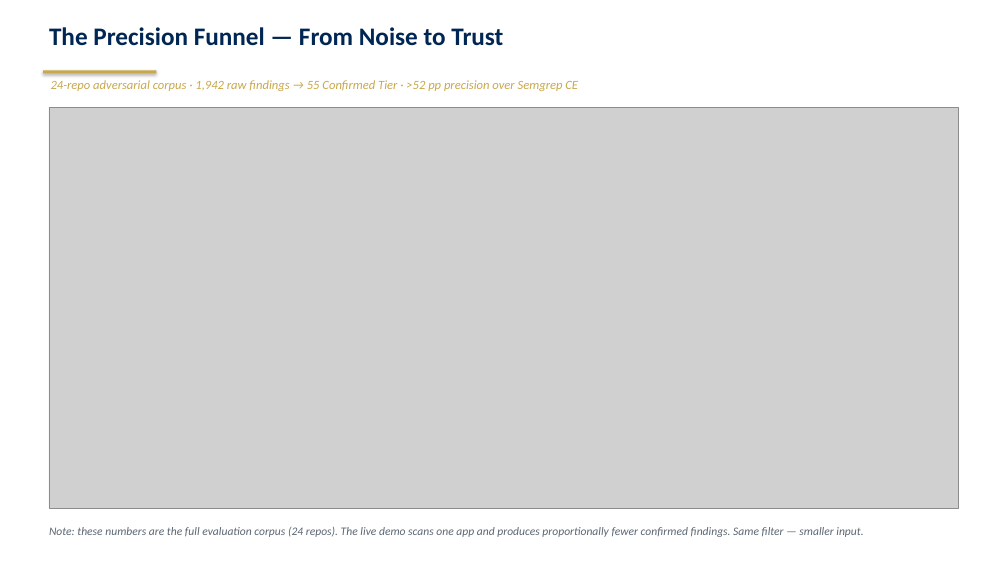
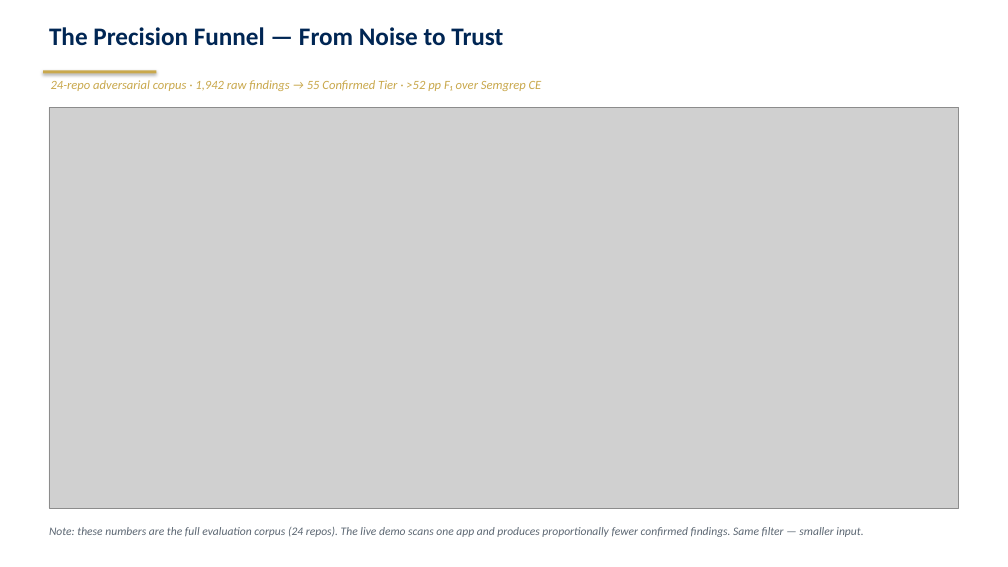
Before and after one commit to starredjaco/ACR-QA, a slide deck: slide 7 of docs/ACR-QA_Defense.odp. Drawn at 1008x567 pixels with LibreOffice and Linux fonts; fonts in the diff are those of the drawing; grey boxes stand for pictures. Boxes give left, top, right and bottom in pixels: in the first picture for what was removed or moved away, otherwise in the second. Text is boxed around its words. In the diff, an @@ line names an element or a change of style, - is before the commit and + after.

```diff
--- a/docs/ACR-QA_Defense.odp
+++ b/docs/ACR-QA_Defense.odp
@@ text at bbox=[51, 80, 542, 91]: text changed @@
-24-repo adversarial corpus · 1,942 raw findings → 55 Confirmed Tier · >52 pp precision over Semgrep CE
+24-repo adversarial corpus · 1,942 raw findings → 55 Confirmed Tier · >52 pp F₁ over Semgrep CE
```
Also in this commit, not shown: 1 other slide changed, 2 other files.
